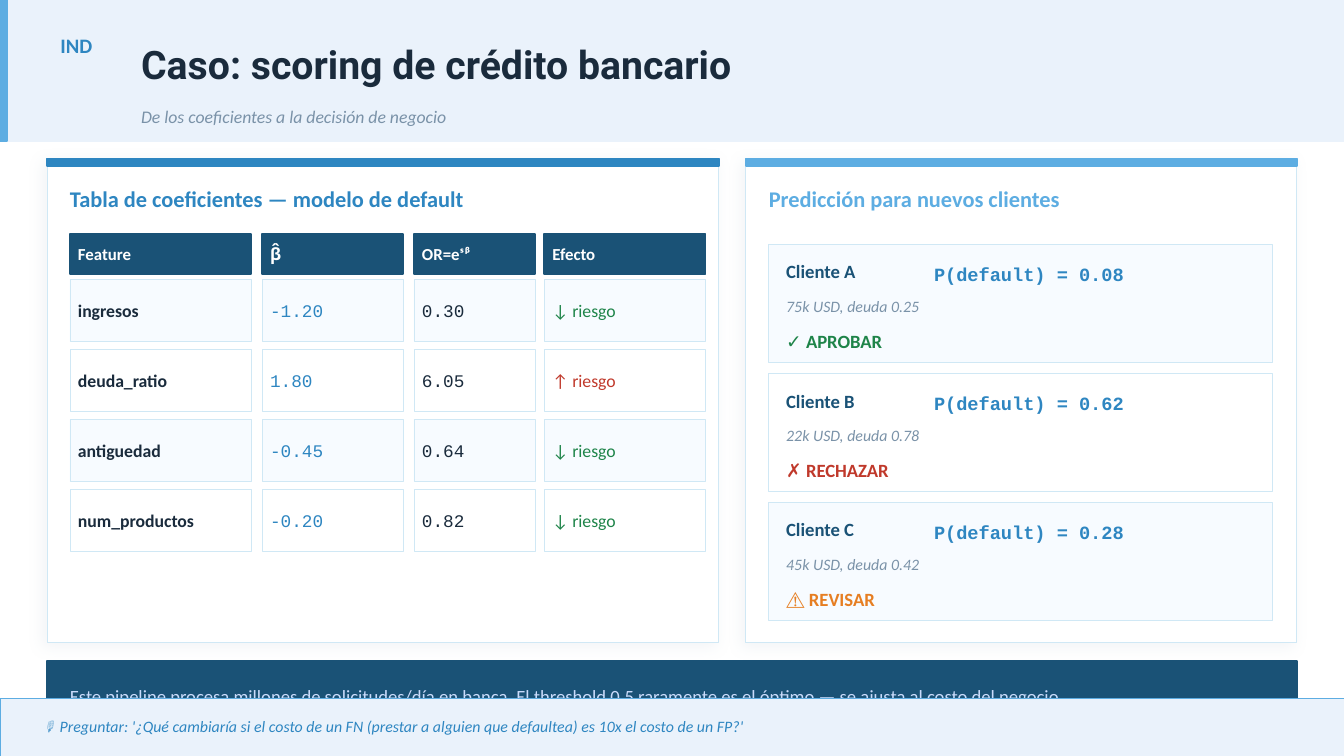
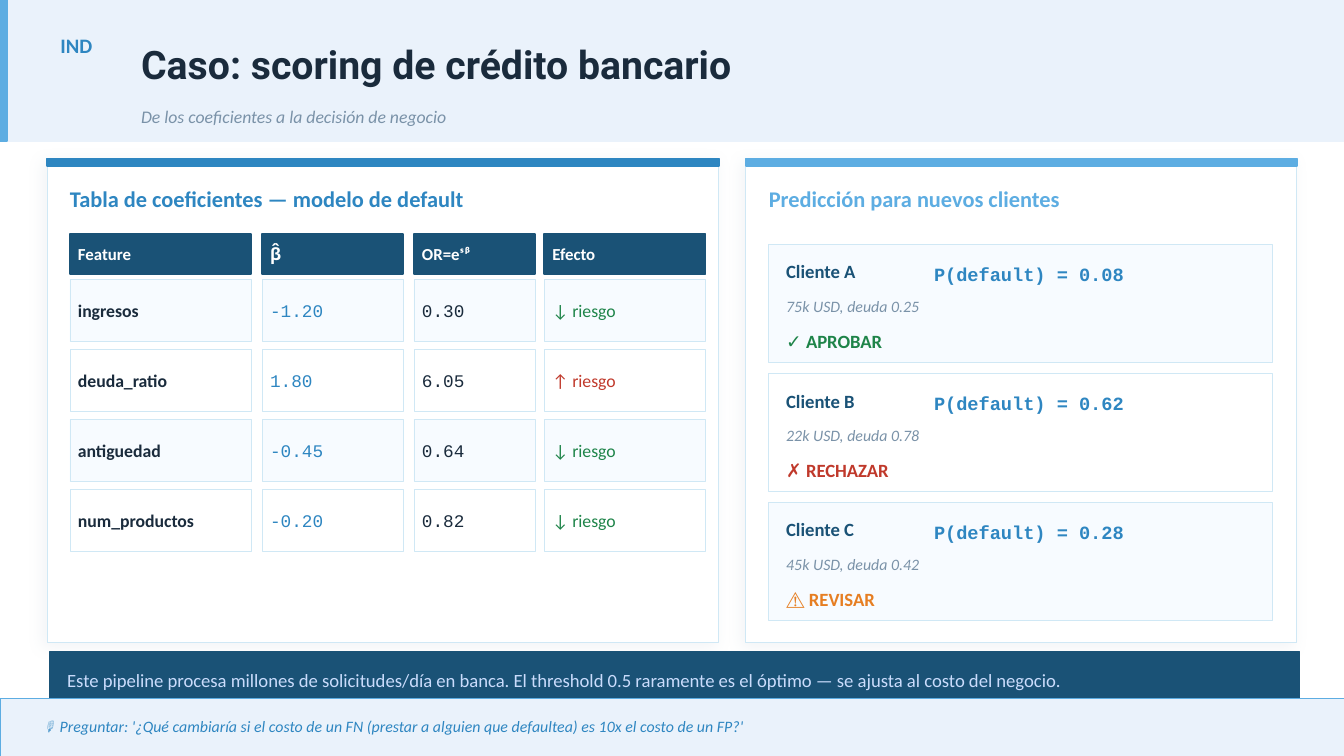
Before and after one commit to josefrodrim/modelos_estadisticos, a slide deck: slide 6 of Clase_5/PPTs/Clase05_RegresionLogistica.pptx. Drawn at 1344x756 pixels with LibreOffice and Linux fonts; fonts in the diff are those of the drawing. Boxes give left, top, right and bottom in pixels: in the first picture for what was removed or moved away, otherwise in the second. Text is boxed around its words. In the diff, an @@ line names an element or a change of style, - is before the commit and + after.

```diff
--- a/Clase_5/PPTs/Clase05_RegresionLogistica.pptx
+++ b/Clase_5/PPTs/Clase05_RegresionLogistica.pptx
@@ rectangle moved from (x1=47, y1=661, x2=1297, y2=728) to (x1=50, y1=652, x2=1300, y2=719) @@
@@ text "Este pipeline procesa millones de ..." rewrapped from (x1=70, y1=688, x2=1063, y2=709) to (x1=67, y1=674, x2=1060, y2=690) @@
```
Also in this commit, not shown: 3 other slides changed, 6 other files.
